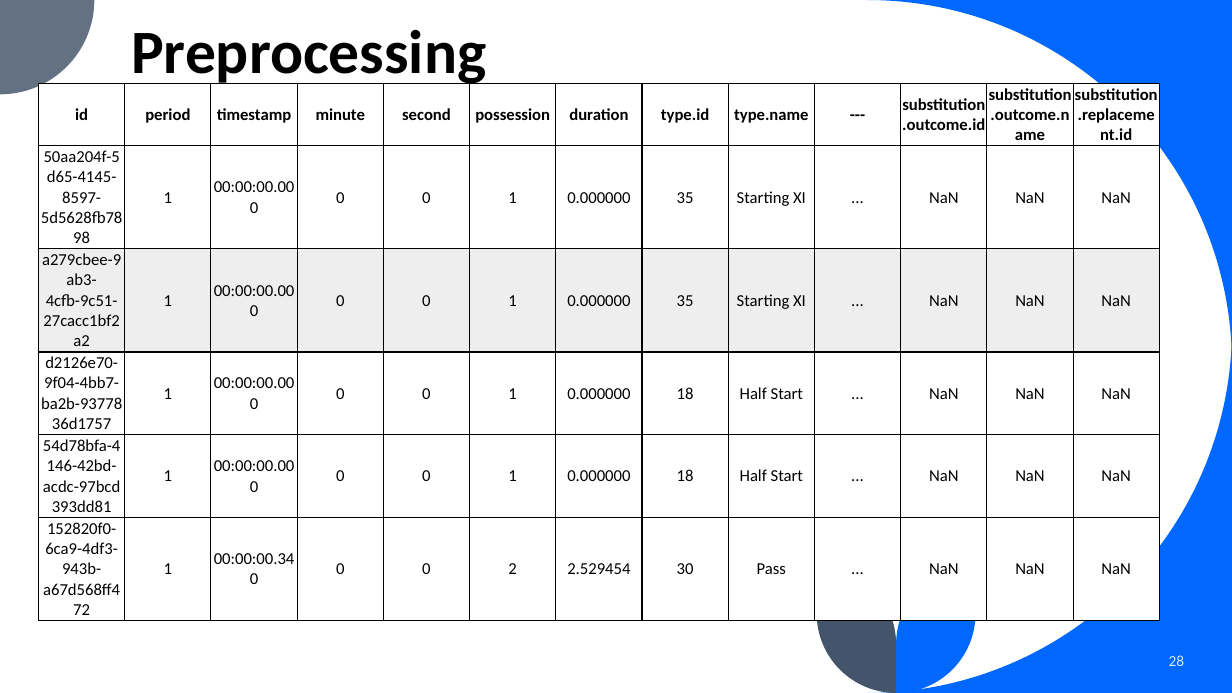
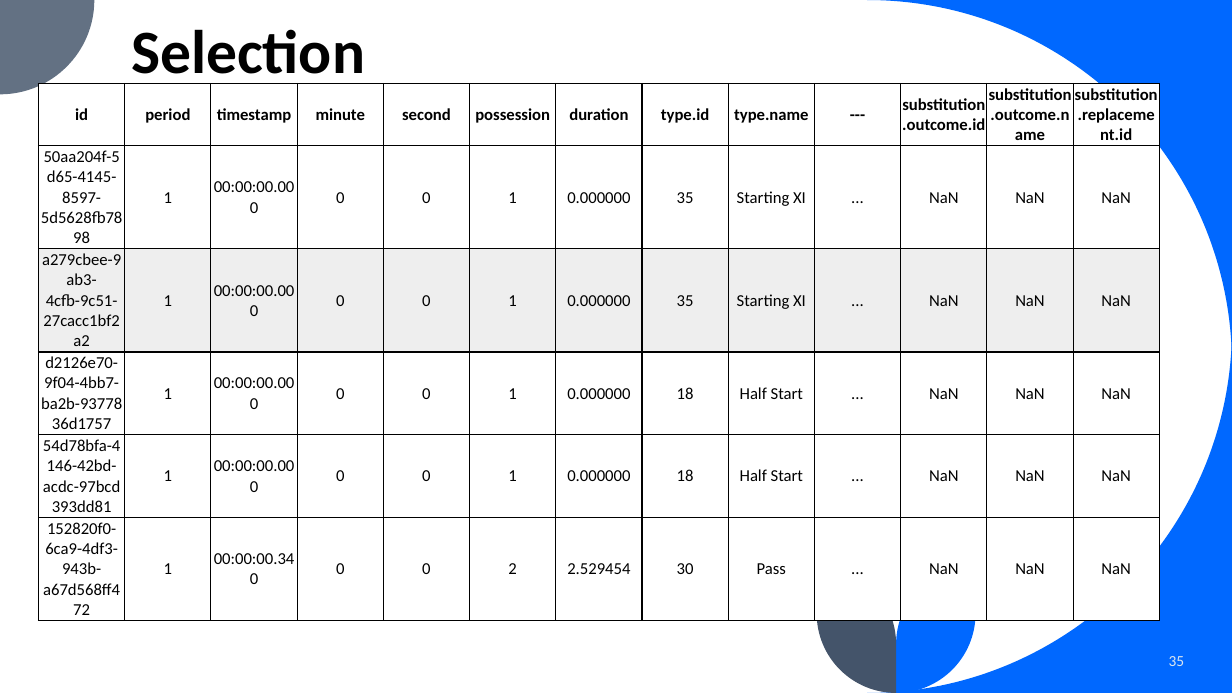
Before and after one commit to fadhilra101/skripsi, a slide deck: slide 35 of ppt/PPT SEMHAS Fadhil Raihan Akbar 11210930000101.pptx (slide 28 before the commit). Drawn at 1232x693 pixels with LibreOffice and Linux fonts; fonts in the diff are those of the drawing. Boxes give left, top, right and bottom in pixels: in the first picture for what was removed or moved away, otherwise in the second. Text is boxed around its words. In the diff, an @@ line names an element or a change of style, - is before the commit and + after.

```diff
--- a/ppt/PPT SEMHAS Fadhil Raihan Akbar 11210930000101.pptx
+++ b/ppt/PPT SEMHAS Fadhil Raihan Akbar 11210930000101.pptx
@@ title at [131,29,365,88]: text changed @@
-Preprocessing
+Selection
@@ page number at [1169,656,1185,666]: text changed @@
-28
+35
```
Also in this commit, not shown: 28 other slides changed, 33 slides added, 2 slides removed, 3 other files.
